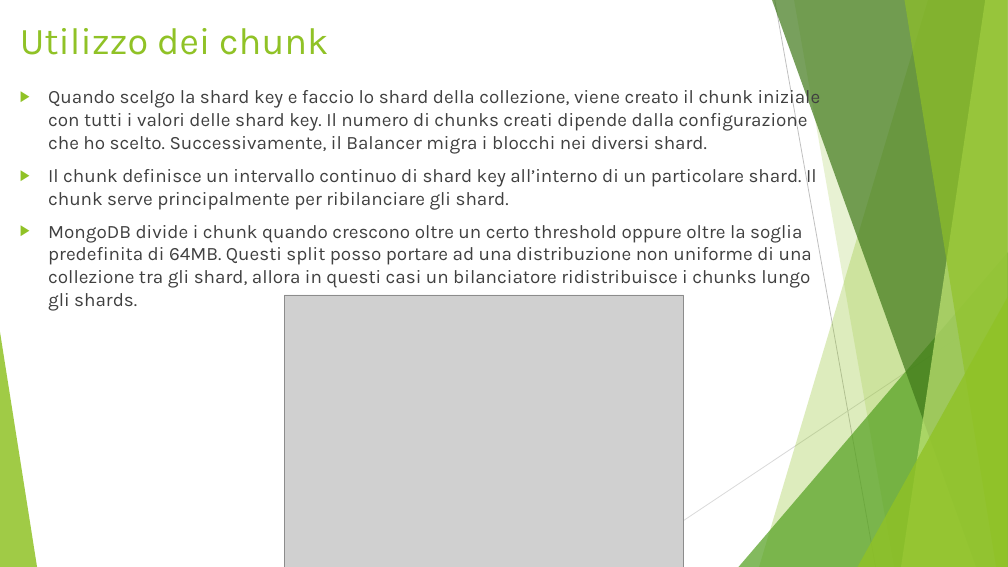
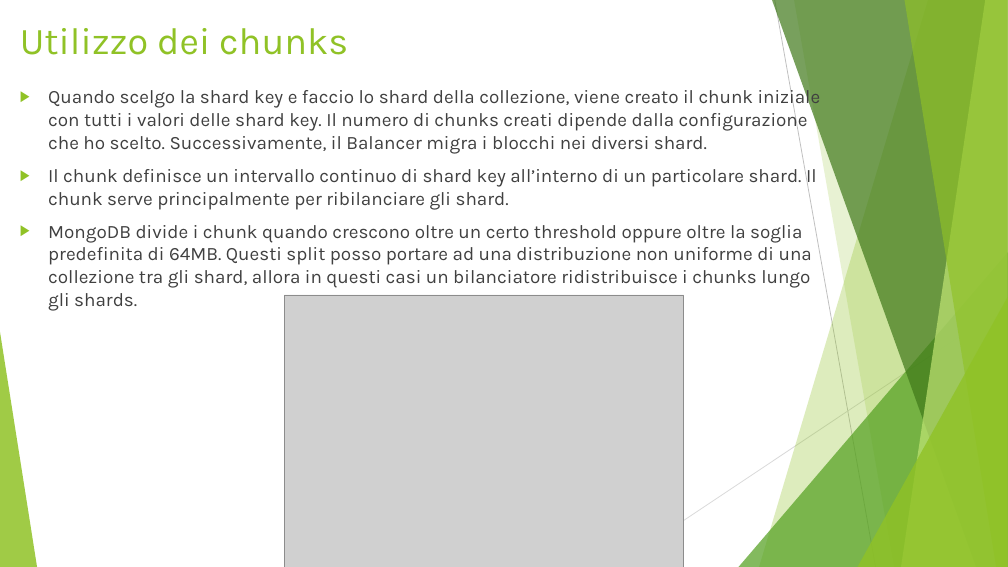
Before and after one commit to Buzzolan/VeronaCardMongoDB, a slide deck: slide 24 of Presentazione_progetto.pptx. Drawn at 1008x567 pixels with LibreOffice and Linux fonts; fonts in the diff are those of the drawing; grey boxes stand for pictures. Boxes give left, top, right and bottom in pixels: in the first picture for what was removed or moved away, otherwise in the second. Text is boxed around its words. In the diff, an @@ line names an element or a change of style, - is before the commit and + after.

```diff
--- a/Presentazione_progetto.pptx
+++ b/Presentazione_progetto.pptx
@@ title at (20,28,348,55): text changed @@
-Utilizzo dei chunk
+Utilizzo dei chunks
```
Also in this commit, not shown: 3 slides added, 1 slide removed, 1 other file.
